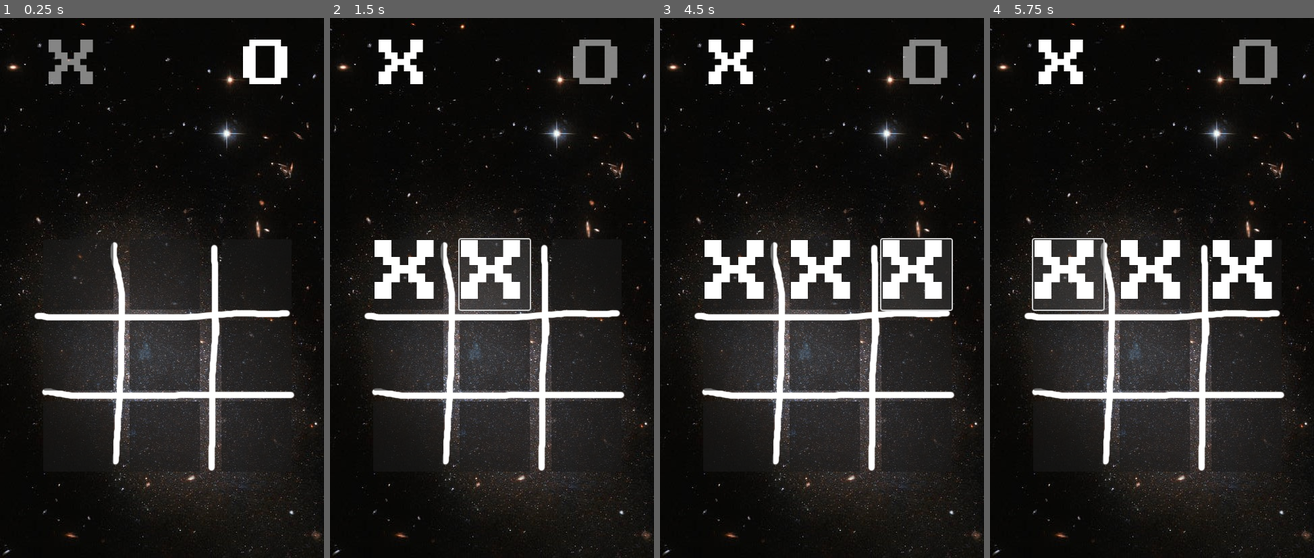
Above: before the commit, frames 1-4 (left to right).
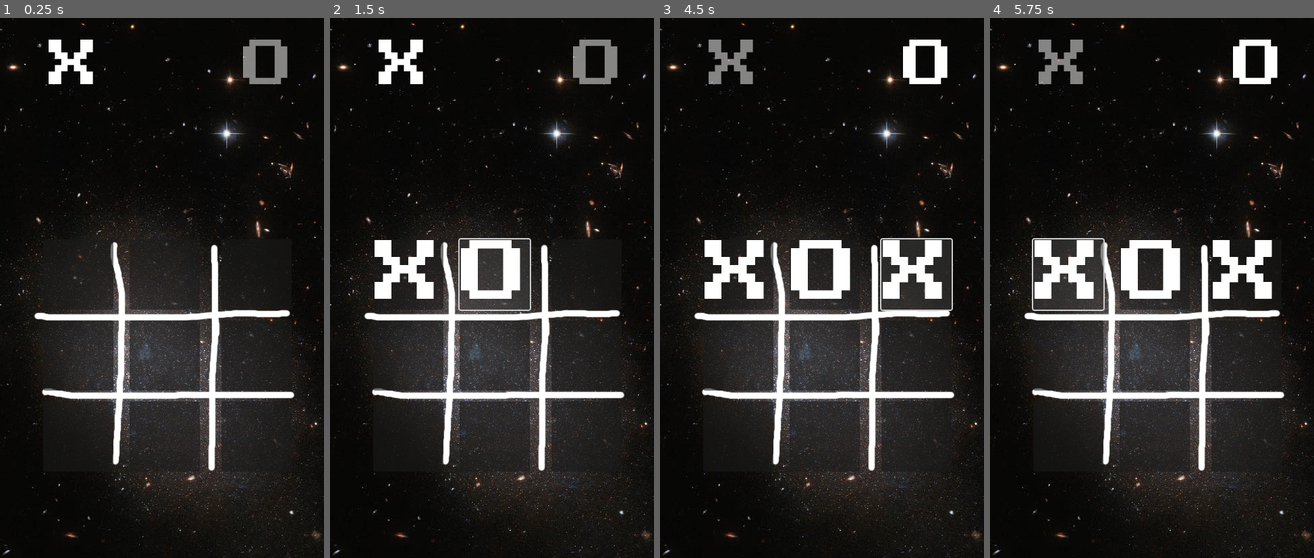
Above: after the commit, the same moments.

Repository: xsat/godot-tik-tak-toe
Game: Godot game, scene res://Scenes/main.tscn
Two runs of this game, one before a commit and one after it. Both use one fixed random seed, a clock stepped at 60 frames per second and the inputs below.
Inputs (mouse positions are in pixels of both pictures, inside the frame that each line leads up to):
- Up to frame 1 (0.25 s): no input
- Up to frame 2 (1.5 s): click "~" at 0.5 s; click "~" at 1.25 s
- Up to frame 3 (4.5 s): click (825, 277) at 2 s, where only the run after the commit has a clickable "O"; click (825, 277) at 2.75 s, where only the run after the commit has a clickable "O"; click (825, 277) at 3.5 s, where only the run after the commit has a clickable "O"; click "~" at 4.25 s
- Up to frame 4 (5.75 s): click "X" at 5 s

The runs differ from the first frame. In frame 1, 1.4% of the frame differs, in the area x 15-89%, y 4-13%; in frame 2, 1.1%; in frame 3, 2.4%, in the area x 15-89%, y 4-52%; in frame 4, 2.4%.

Commit message:
Added change player

Diff:
--- a/Scenes/main.gd
+++ b/Scenes/main.gd
@@ -15,13 +15,12 @@
 @onready var mark_2_1: Mark = $Grid/Mark_2_1 as Mark
 @onready var mark_2_2: Mark = $Grid/Mark_2_2 as Mark
 
-
-var player_value: String
+var player_value: String = "~"
 
 func _ready() -> void:
-	local_player_x.deactive()
-	local_player_o.active()
-	player_value = local_player_o.text
+	print("Grid:_ready")
+
+	_change_active_player()
 
 	mark_0_0.mark_pressed.connect(_on_mark_pressed)
 	mark_0_1.mark_pressed.connect(_on_mark_pressed)
@@ -36,11 +35,16 @@
 	mark_2_2.mark_pressed.connect(_on_mark_pressed)
 
 func _on_mark_pressed(mark: Mark) -> void:
-	local_player_x.active()
-	local_player_o.deactive()
-	player_value = local_player_x.text
+	mark.active(player_value)
 
-	print(mark.x)
-	print(mark.y)
-	print("Grid:_on_mark_pressed")
-	mark.active(player_value)
+	_change_active_player()
+
+func _change_active_player() -> void:
+	if player_value == local_player_x.text:
+		local_player_x.deactive()
+		local_player_o.active()
+		player_value = local_player_o.text
+	else:
+		local_player_x.active()
+		local_player_o.deactive()
+		player_value = local_player_x.text
